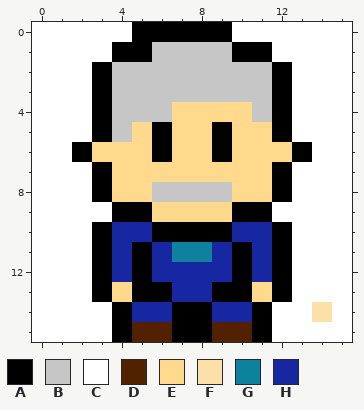
Two versions of one pixel-art sprite, assets/characters/Garek.png. That is the earlier state.
The file is 16x16 pixels.
Palette (. is transparent): A #000000  B #c6c6c6  C #ffffff  D #522200  E #ffd98c  F #fce0a8  G #0c829f  H #1727a1
Pixels before, first column x 0:
 0 CCCCCAAAAACCCCCC
 1 CCCCAABBBBAACCCC
 2 CCCABBBBBBBBACCC
 3 CCCABBBBBBBBACCC
 4 CCCABBBEEEEBACCC
 5 CCCABEAEEAEEACCC
 6 CCAEEEAEEAEEEACC
 7 CCCAEEEEEEEEACCC
 8 CCCAEEBBBBEEACCC
 9 CCCCAAEEEEAACCCC
10 CCCAHHAAAAHHACCC
11 CCCAHAHGGHAHACCC
12 CCCAHAHHHHAHACCC
13 CCCAEAAHHAAEACCC
14 CCCCAHHAAHHACCFC
15 CCCCADDAADDACCCC
New version:
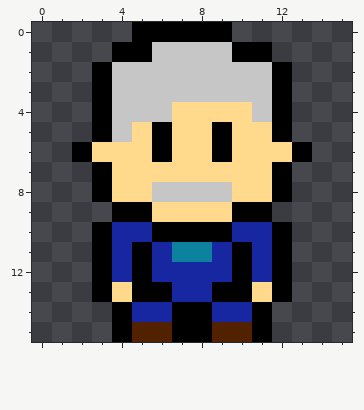
What changed:
Changed rows in their new state; - is an unchanged pixel.
first column x 0:
 0 .....-----......
 1 ....--------....
 2 ...----------...
 3 ...----------...
 4 ...----------...
 5 ...----------...
 6 ..------------..
 7 ...----------...
 8 ...----------...
 9 ....--------....
10 ...----------...
11 ...----------...
12 ...----------...
13 ...----------...
14 ....--------....
15 ....--------....
Where, in picture pixels (left, top, right, bottom), the same in both pictures:
erased: (32, 22, 132, 342)
erased: (232, 22, 352, 342)
